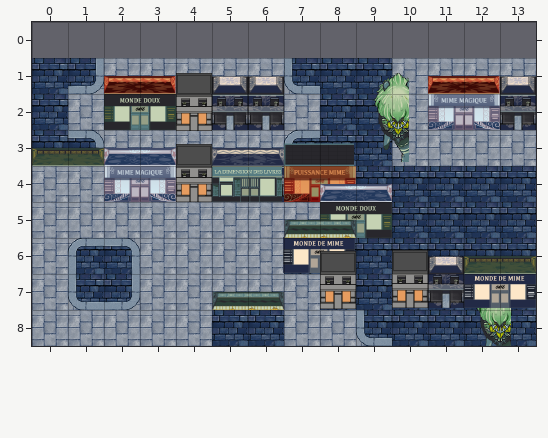
Tiled map, stored at cityoflight/core/assets/jsons/Level3.tmx. The first picture shows the starting point.
Cells are 64x64 px. Shown: x 0..13, y 0..8. The old version is drawn lined up with the new one.
New version:
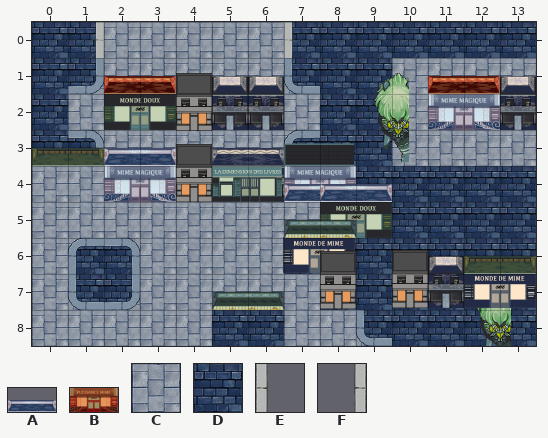
Key: from "128_cafe_purple": A 0; from "128_cafe_red": B 1; from "floor_tiles": C 8, D 11; from "tiles": E 2, F 8.
_ is an empty cell.
Objects are placed by their top-left corner, in cells (3,4 is the top-left corner of cell 3,4); size is 1x1 cell unless given.
Tiles of an added or newly shown layer are drawn over the layers below it.
Difference:
map size 14x8 -> 14x9 cells (old content now starts at 0,1; both pictures use the new coordinates)
Layer "Base":
There is now tile C in row 0 at x 2 to 6.
There is now tile D in row 0 at x 0 to 1 and 7 to 13.
Layer "Buildings":
Object B "building1" at 7,4 size 2x1 becomes A "building1" at 7,4 size 2x1.
Layer "Outline" (added):
There is now tile E in row 0 at x 7.
There is now tile F in row 0 at x 1.
Pixel boxes of the changes (left, top, right, bottom) in both pictures:
added: (32, 22, 536, 58)
changed: (284, 166, 356, 202)
